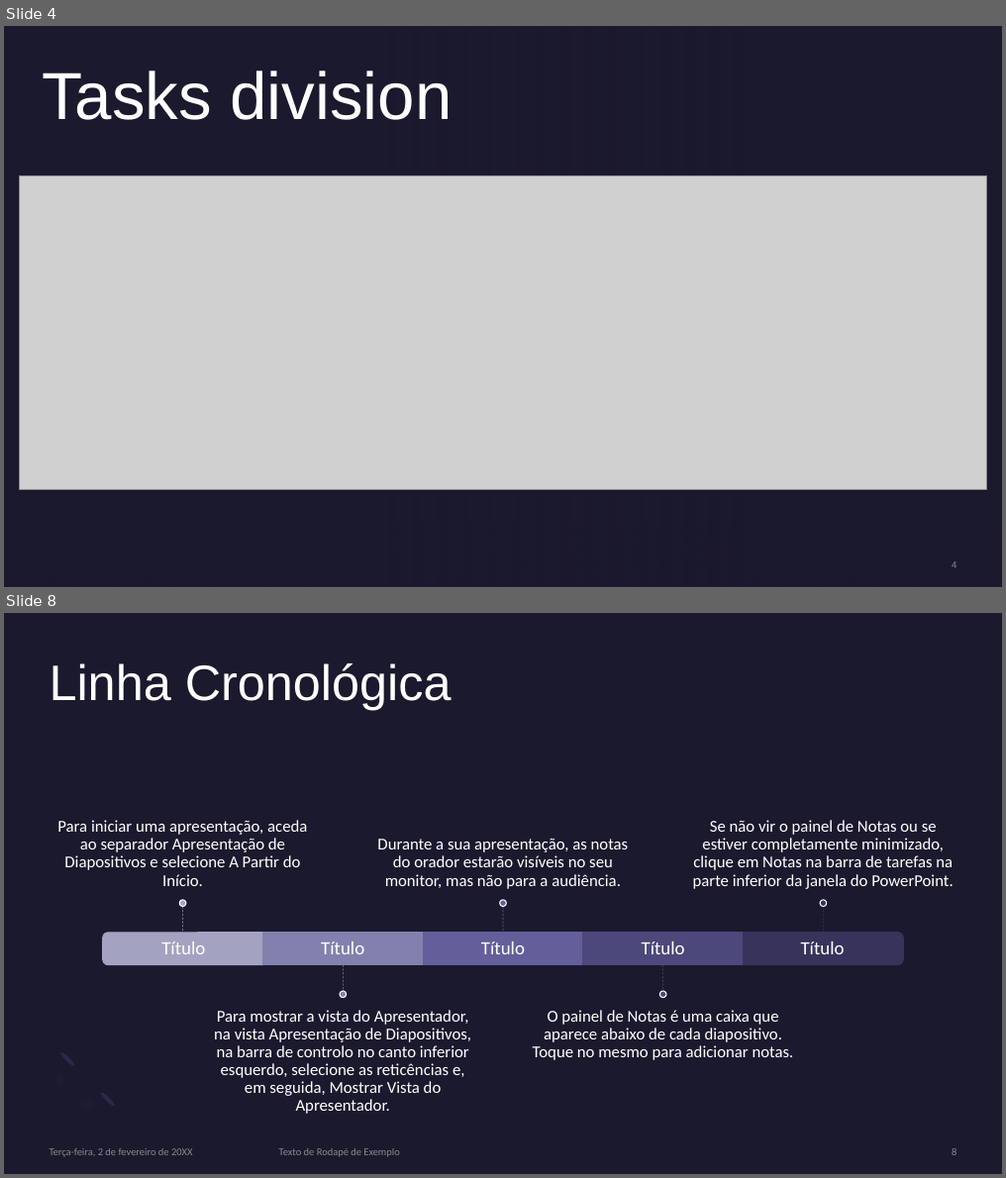
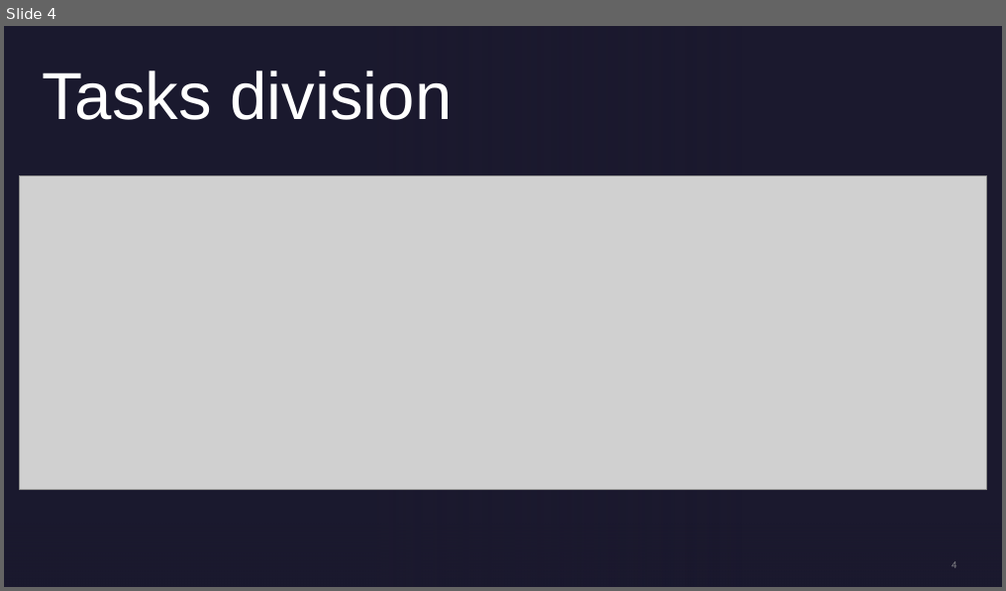
Before and after one commit to LourencoMelo/ISEP-EAPLI, a slide deck: eapli.base/docs/1191419/US9002/US9002PP.pptx. Shown one above the other, each under a label of ours: slides 4 and 8 before the commit, slide 4 after it; the slides between them are not shown. The pictures are 1006x1178 and 1006x591 pixels, drawn with LibreOffice and Linux fonts; fonts in the diff are those of the drawing; grey boxes stand for pictures; background and template pictures are left out. Boxes give left, top, right and bottom in pixels: in the first picture for what was removed or moved away, otherwise in the second. Text is boxed around its words. In the diff, an @@ line names an element or a change of style, - is before the commit and + after.

Commit message:
<L2S20-112> Changes on the PowerPoint. Adding: Sprint Ceremonies, Commits and more

```diff
--- a/eapli.base/docs/1191419/US9002/US9002PP.pptx
+++ b/eapli.base/docs/1191419/US9002/US9002PP.pptx
@@ slide 8 removed at [4, 613, 1002, 1174], background #1B192E @@
@@ title removed at [50, 663, 451, 710] @@
-Linha Cronológica
@@ group removed at [57, 820, 953, 1114]: 10 texts, 5 lines, 5 ellipses, 3 rectangles, 2 round same rects @@
-Título
-Para iniciar uma apresentação, aceda ao separador Apresentação de Diapositivos e selecione A Partir do Início.
-Título
-Para mostrar a vista do Apresentador, na vista Apresentação de Diapositivos, na barra de controlo no canto inferior esquerdo, selecione as reticências e, em seguida, Mostrar Vista do Apresentador.
-Título
-Durante a sua apresentação, as notas do orador estarão visíveis no seu monitor, mas não para a audiência.
-Título
-O painel de Notas é uma caixa que aparece abaixo de cada diapositivo. Toque no mesmo para adicionar notas.
-Título
-Se não vir o painel de Notas ou se estiver completamente minimizado, clique em Notas na barra de tarefas na parte inferior da janela do PowerPoint.
@@ freeform shape removed at [34, 1049, 118, 1133] @@
@@ ellipse removed at [59, 1051, 76, 1067] @@
@@ ellipse removed at [99, 1091, 116, 1108] @@
@@ text removed at [50, 1149, 192, 1157] @@
-Terça-feira, 2 de fevereiro de 20XX
@@ text removed at [279, 1149, 399, 1157] @@
-Texto de Rodapé de Exemplo
@@ page number removed at [951, 1149, 956, 1156] @@
-8
```
Also in this commit, not shown: 2 slides changed, 1 slide added, 5 other slides removed.
